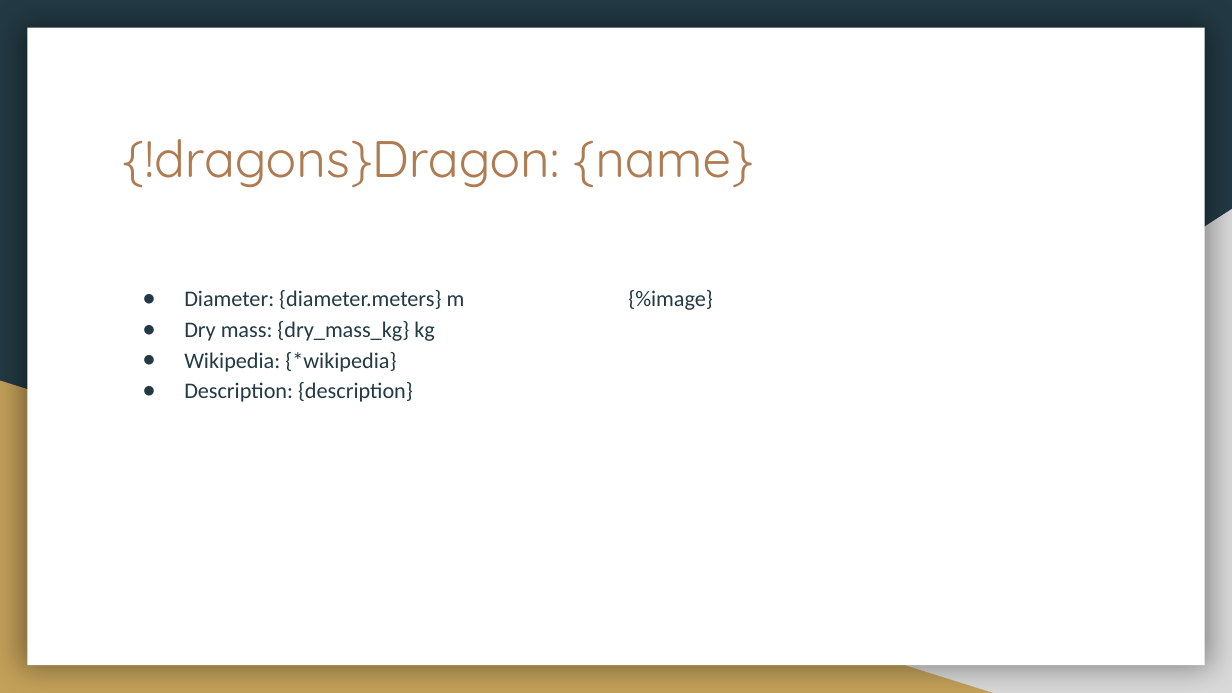
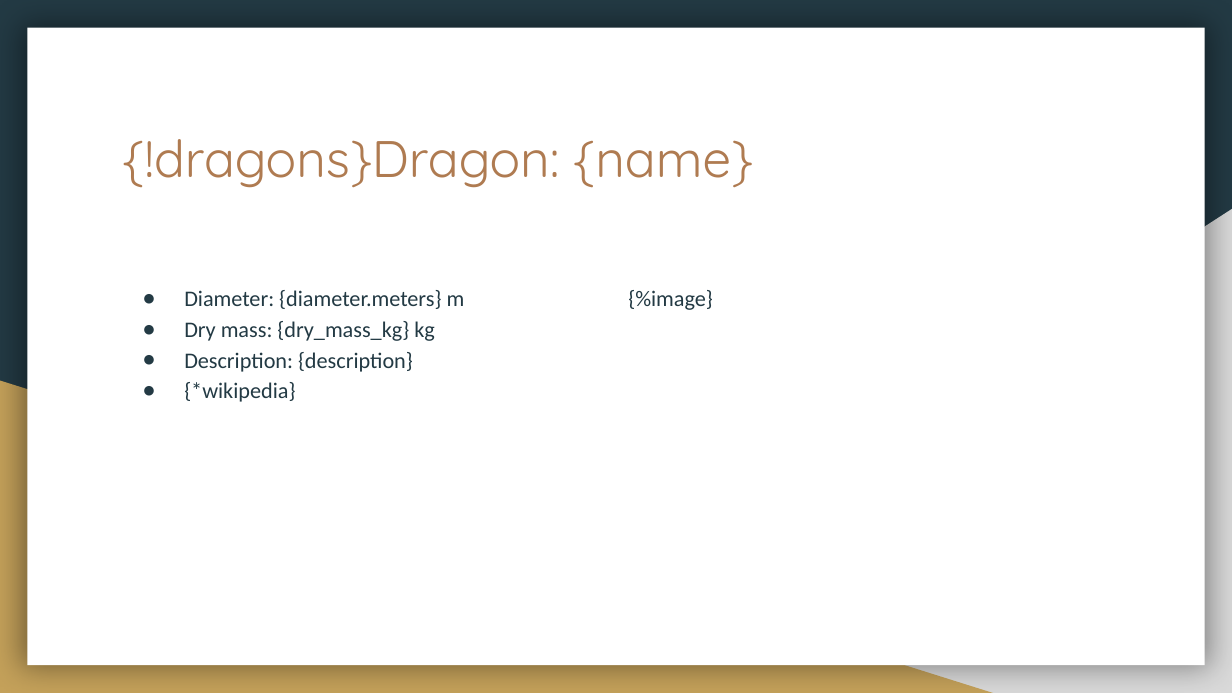
Before and after one commit to United-Codes/cloudofficeprint-python, a slide deck: slide 7 of spacex_example/spacex_template.pptx. Drawn at 1232x693 pixels with LibreOffice and Linux fonts; fonts in the diff are those of the drawing. Boxes give left, top, right and bottom in pixels: in the first picture for what was removed or moved away, otherwise in the second. Text is boxed around its words. In the diff, an @@ line names an element or a change of style, - is before the commit and + after.

Commit message:
add hyperlinks for websites and wikipedia

```diff
--- a/spacex_example/spacex_template.pptx
+++ b/spacex_example/spacex_template.pptx
@@ text at (x1=184, y1=352, x2=396, y2=372): paragraph removed @@
-● Wikipedia: {*wikipedia}
@@ text at (x1=184, y1=382, x2=295, y2=402): paragraph added @@
+● {*wikipedia}
```
Also in this commit, not shown: 5 other slides changed, 2 other files.
